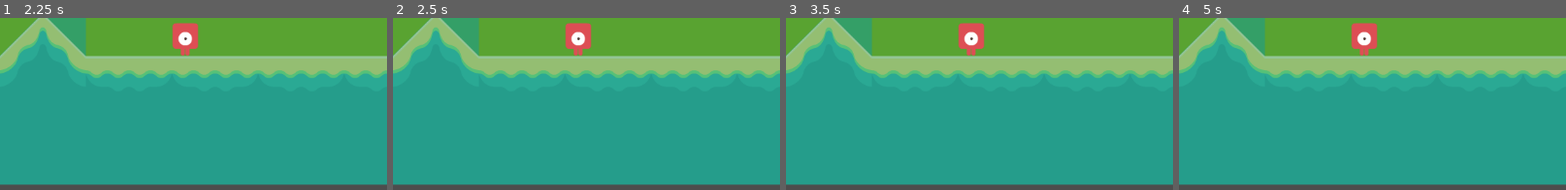
Above: before the commit, frames 1-4 (left to right).
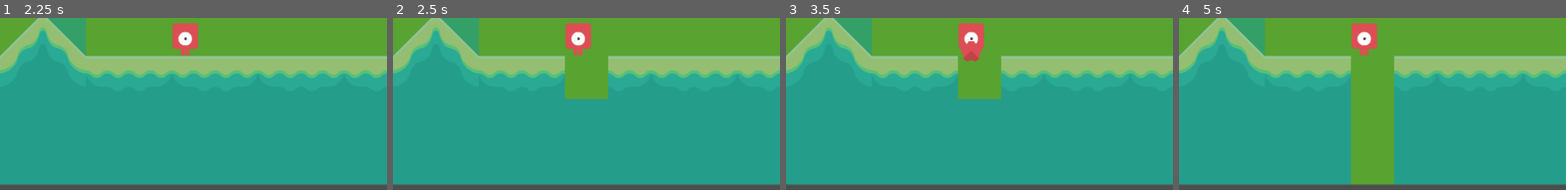
Above: after the commit, the same moments.

Repository: Kimmm-c/gunny-clone
Game: Godot game, scene res://tutorial.tscn
Same seed, same stepped clock (60 frames per second), same inputs: the game is played once before the commit and once after it.
Inputs:
- Up to frame 1 (2.25 s): tap Enter at 0.5 s; hold Right (player_moves_right) 0.53-1.28 s; hold Space (shoot) 0.53-1.28 s; hold Left (player_moves_left) 1.28-2.03 s; tap Down (decrease_shooting_angle) at 1.35 s; tap Space (shoot) at 1.55, 2 s; hold Right (player_moves_right) from 2.03 s (still down); hold Up (increase_shooting_angle) from 2.03 s (still down)
- Up to frame 2 (2.5 s): keep holding Right (player_moves_right); keep holding Up (increase_shooting_angle); tap Space (shoot) at 2.3 s
- Up to frame 3 (3.5 s): keep holding Right (player_moves_right); tap Enter at 2.75 s; release Up (increase_shooting_angle) at 2.78 s; tap Space (shoot) at 2.85 s
- Up to frame 4 (5 s): release Right (player_moves_right) at 3.53 s; hold Space (shoot) 3.53-4.28 s; hold Left (player_moves_left) from 3.53 s (still down); tap Down (decrease_shooting_angle) at 4.35 s; tap Space (shoot) at 4.55 s
The pictures show only the part of the screen within x 11-61%, y 50-100%; the shares and areas given below are measured in that part.

Frame 1 is identical in both runs. In frame 2, 2.9% of the frame differs, in the area x 44-56%, y 21-48%; in frame 3, 3.1%; in frame 4, 8.5%, in the area x 44-56%, y 21-98%.

Commit message:
added shoot function

Diff:
--- a/player.tscn
+++ b/player.tscn
@@ -7,8 +7,9 @@
 size = Vector2(34, 36)
 
 [node name="Player" type="CharacterBody2D"]
+disable_mode = 2
 collision_layer = 4
-collision_mask = 3
+collision_mask = 2
 script = ExtResource("1_onrkg")
 metadata/_edit_group_ = true
 
--- a/stone.tscn
+++ b/stone.tscn
@@ -7,7 +7,7 @@
 size = Vector2(32, 30)
 
 [node name="stone" type="RigidBody2D"]
-collision_mask = 14
+collision_mask = 10
 mass = 0.1
 contact_monitor = true
 max_contacts_reported = 5
--- a/turn_manager.tscn
+++ b/turn_manager.tscn
@@ -7,9 +7,11 @@
 
 [node name="PlayerTimer" type="Timer" parent="."]
 wait_time = 10.0
+one_shot = true
 
 [node name="EnemyTimer" type="Timer" parent="."]
 wait_time = 2.0
+one_shot = true
 
 [connection signal="timeout" from="PlayerTimer" to="." method="_on_player_timer_timeout"]
 [connection signal="timeout" from="EnemyTimer" to="." method="_on_enemy_timer_timeout"]
--- a/tutorial.gd
+++ b/tutorial.gd
@@ -1,6 +1,7 @@
 extends Node2D
 
 @export var stone_scene: PackedScene
+var counter = 0
 
 func _ready() -> void:
 	$TurnManager.start_player_turn($Player, $Shot)
@@ -16,29 +17,35 @@
 		#ground.set_cell(tile_coord, -1, Vector2i(-1, -1), -1)
 
 func shoot() -> void:
-	pass
+	$StoneTimer.start()
 
 
 func _on_stone_timer_timeout() -> void:
-	var rand_angle_degree = randf_range(30, 90)
-	var rand_angle_rad = deg_to_rad(rand_angle_degree)
+	# var rand_angle_degree = randf_range(30, 90)
+	if counter < 3:
+		var rand_angle_rad = deg_to_rad($Shot.shooting_angle)
 
 	# Get a random magnitude of the impulse
-	var rand_mag = randi() % 1000 + 200
+	# var rand_mag = randi() % 1000 + 200
 
 	# Calculate the impulse vector on the angle
-	var impulse_vector = Vector2(cos(rand_angle_rad), -sin(rand_angle_rad)) * rand_mag
+		var impulse_vector = Vector2(cos(rand_angle_rad), -sin(rand_angle_rad)) * $Shot.shooting_power * 5000
 
 	#instantiate the stone
-	var stone = stone_scene.instantiate()
-	stone.position = $character.position
+		var stone = stone_scene.instantiate()
+		stone.position = $Player.position
 
 	# Apply the impulse on the stone
-	stone.apply_central_impulse(impulse_vector)
+		stone.apply_central_impulse(impulse_vector)
 
 	# add the stone to the screen
-	add_child(stone)
-	stone.connect("hit", _on_stone_hit)
+		add_child(stone)
+		stone.connect("hit", _on_stone_hit)
+		counter += 1
+	else:
+		counter = 0
+		$StoneTimer.stop()
+		$TurnManager.start_enemy_turn()
 
 
 func _on_turn_manager_player_timer_timeout() -> void:
@@ -46,3 +53,8 @@
 	print("making the shot at _ degree and _ power", $Shot.shooting_angle, $Shot.shooting_power)
 	# make the shot
 	# $ShotManager.shoot($Player, $Shot)
+	shoot()
+
+
+func _on_turn_manager_enemy_timer_timeout() -> void:
+	$TurnManager.start_player_turn($Player, $Shot)
--- a/tutorial.tscn
+++ b/tutorial.tscn
@@ -27,5 +27,6 @@
 [node name="Shot" parent="." instance=ExtResource("7_4t6hg")]
 
 [connection signal="timeout" from="StoneTimer" to="." method="_on_stone_timer_timeout"]
+[connection signal="enemy_timer_timeout" from="TurnManager" to="." method="_on_turn_manager_enemy_timer_timeout"]
 [connection signal="player_timer_timeout" from="TurnManager" to="." method="_on_turn_manager_player_timer_timeout"]
 [connection signal="shoot" from="Shot" to="." method="_on_turn_manager_player_timer_timeout"]
